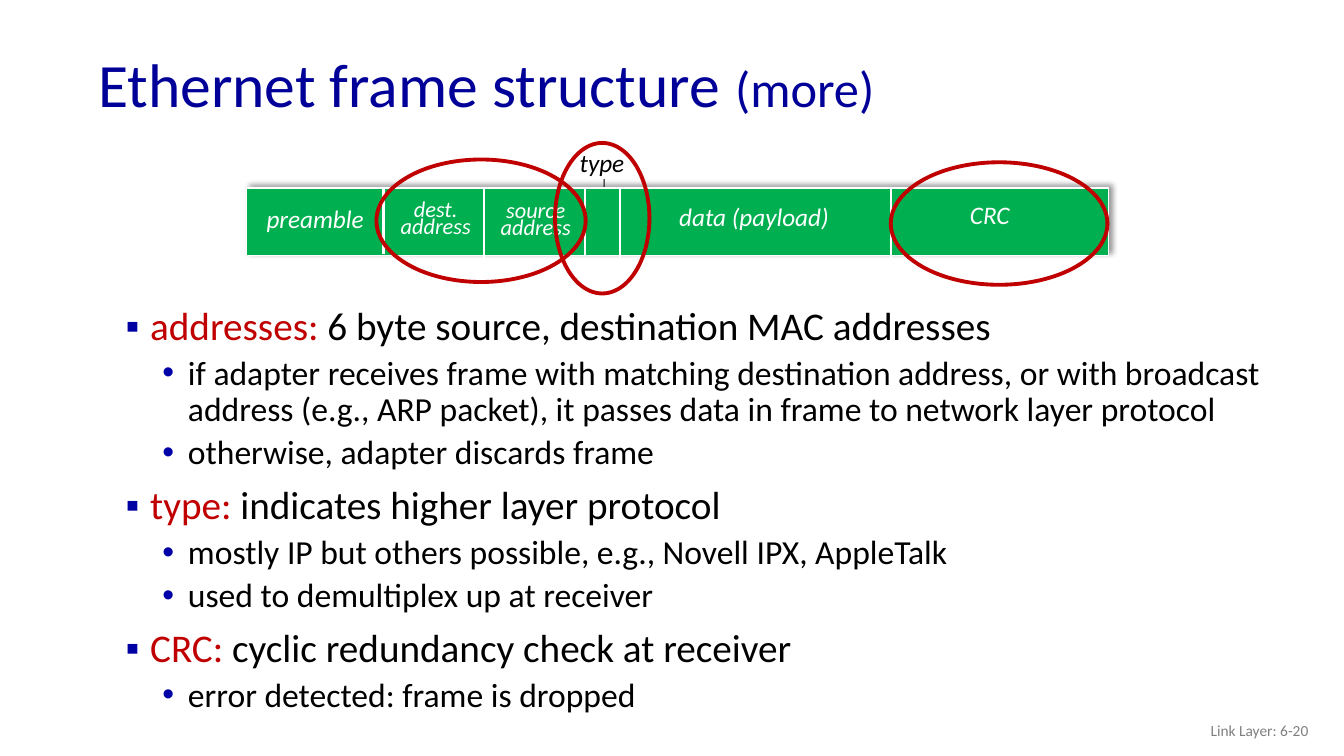
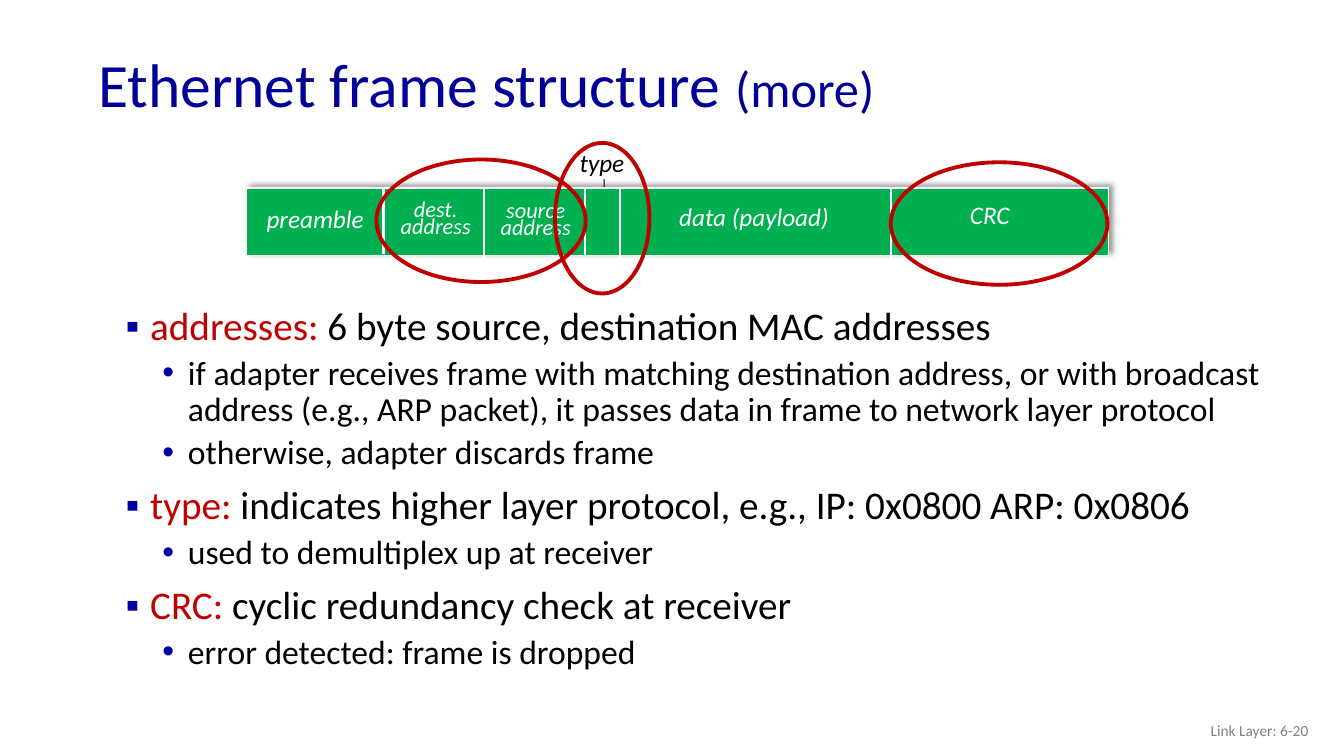
Before and after one commit to guhofstra/CSC175, a slide deck: slide 20 of PPTs/6.4 Switched Local Area Networks.pptx. Drawn at 1344x756 pixels with LibreOffice and Linux fonts; fonts in the diff are those of the drawing. Boxes give left, top, right and bottom in pixels: in the first picture for what was removed or moved away, otherwise in the second. Text is boxed around its words. In the diff, an @@ line names an element or a change of style, - is before the commit and + after.

```diff
--- a/PPTs/6.4 Switched Local Area Networks.pptx
+++ b/PPTs/6.4 Switched Local Area Networks.pptx
@@ text at (150, 491, 1190, 526): text changed; size 24 to 28 pt @@
-▪ type: indicates higher layer protocol
-  • mostly IP but others possible, e.g., Novell IPX, AppleTalk
+▪ type: indicates higher layer protocol, e.g., IP: 0x0800 ARP: 0x0806
```
Also in this commit, not shown: 4 other slides changed, 3 slides removed, 31 other files.
